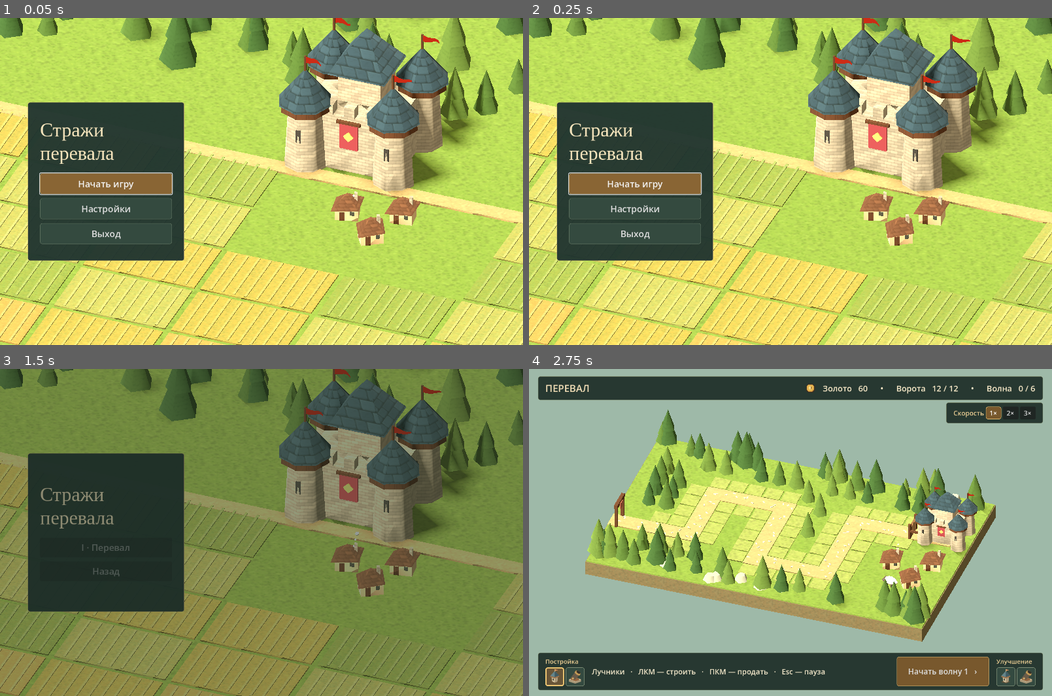
Above: before the commit, frames 1-4 (two rows, left to right).
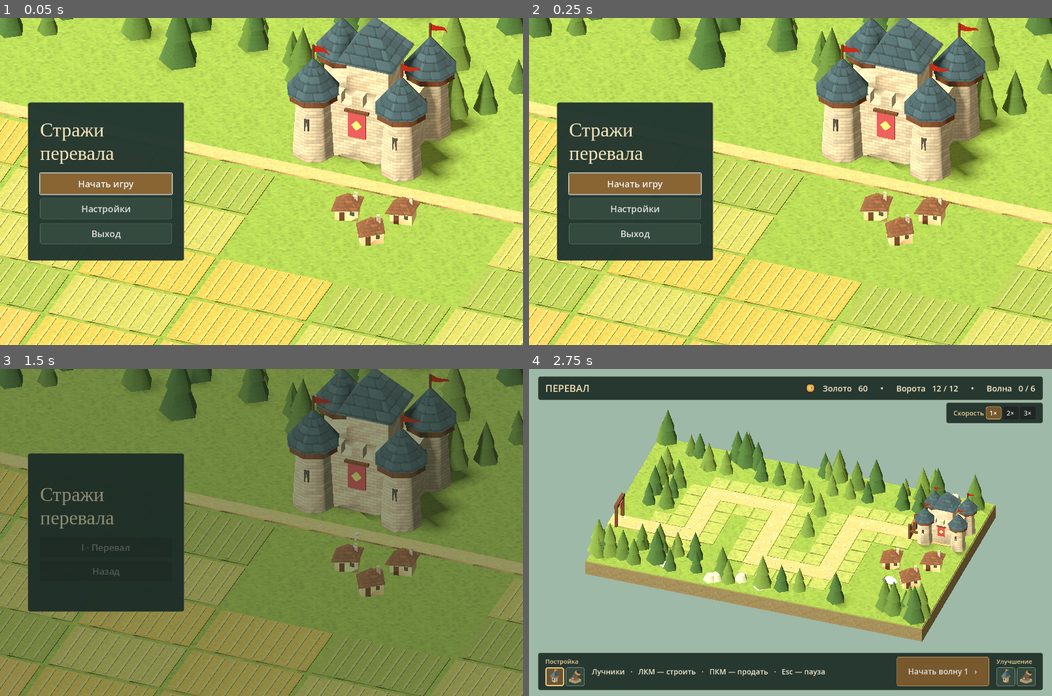
Above: after the commit, the same moments.

Repository: DBK1806/FirstGame
Game: Godot game, scene res://scenes/ui/menu.tscn
The game is run twice, just before and just after one commit, with the same random seed, the same clock (stepped at 60 frames per second) and the same inputs.
Inputs (mouse positions are in pixels of both pictures, inside the frame that each line leads up to):
- Up to frame 1 (0.05 s): no input
- Up to frame 2 (0.25 s): no input
- Up to frame 3 (1.5 s): click "Начать игру" at 0.5 s; click "I · Перевал" at 1.25 s
- Up to frame 4 (2.75 s): click (555, 676) at 2.02 s

The runs differ from the first frame. In frame 1, 15% of the frame differs, in the area x 0-100%, y 0-100%; in frame 2, 15%; in frame 3, 11%; in frame 4, nothing differs.

Commit message:
Добавить Сумеречный кряж с ограми и исправить запуск уровней и переход при паузе

Diff:
--- /dev/null
+++ b/scenes/levels/dusk_ridge.tscn
@@ -0,0 +1,13 @@
+[gd_scene load_steps=3 format=3]
+
+[ext_resource type="PackedScene" path="res://scenes/levels/main.tscn" id="1"]
+[ext_resource type="AudioStream" path="res://assets/audio/sfx/ogre_fall.wav" id="2"]
+
+[node name="Сумеречный кряж" instance=ExtResource("1")]
+dusk_ridge = true
+
+[node name="OgreFall" type="AudioStreamPlayer" parent="."]
+stream = ExtResource("2")
+bus = &"Effects"
+volume_db = -7.5
+max_polyphony = 2
--- a/scripts/gameplay/campaign.gd
+++ b/scripts/gameplay/campaign.gd
@@ -1,8 +1,8 @@
 extends RefCounted
 
 const SCENES = ["res://scenes/levels/main.tscn","res://scenes/levels/mill_valley.tscn",
-	"res://scenes/levels/three_fields.tscn","res://scenes/levels/amber_quarry.tscn"]
-const NAMES = ["Перевал","Мельничная долина","Три нивы","Янтарный карьер"]
+	"res://scenes/levels/three_fields.tscn","res://scenes/levels/amber_quarry.tscn","res://scenes/levels/dusk_ridge.tscn"]
+const NAMES = ["Перевал","Мельничная долина","Три нивы","Янтарный карьер","Сумеречный кряж"]
 const FILE = "user://campaign.cfg"
 
 static func completed() -> int:
--- a/scripts/gameplay/game.gd
+++ b/scripts/gameplay/game.gd
@@ -41,8 +41,9 @@
 @export var mill_valley = false
 @export var three_fields = false
 @export var quarry = false
-@onready var level_number = 4 if quarry else (3 if three_fields else (2 if mill_valley else 1))
-@onready var health_table = [PASS_HEALTH,VALLEY_HEALTH,THREE_FIELDS_HEALTH,QUARRY_HEALTH][level_number-1]
+@export var dusk_ridge = false
+@onready var level_number = 5 if dusk_ridge else (4 if quarry else (3 if three_fields else (2 if mill_valley else 1)))
+@onready var health_table = [PASS_HEALTH,VALLEY_HEALTH,THREE_FIELDS_HEALTH,QUARRY_HEALTH,QUARRY_HEALTH][level_number-1]
 @onready var wave_count = health_table.size()
 var damage_dealt = 0.0
 var gold_earned = 0
@@ -91,8 +92,10 @@
 	return Vector3(cell.x,0,cell.y)
 
 func _ready():
+	const SettingsPanel = preload("res://scripts/ui/settings_panel.gd")
+	SettingsPanel.apply_size(get_window(),SettingsPanel.saved_size())
 	rng.seed = 1823 if mill_valley else 471
-	light_world(quarry)
+	light_world(quarry,dusk_ridge)
 	add_child(camera)
 	camera.projection = Camera3D.PROJECTION_ORTHOGONAL
 	camera.position = CAMERA_OFFSET
@@ -114,11 +117,17 @@
 		corners = [Vector2i(-7,-8),Vector2i(-3,-8),Vector2i(-3,-5),Vector2i(-8,-5),
 			Vector2i(-8,1),Vector2i(-4,1),Vector2i(-4,6),Vector2i(1,6),Vector2i(1,3),
 			Vector2i(-1,3),Vector2i(-1,-2),Vector2i(2,-2),Vector2i(2,-6),Vector2i(7,-6)]
+	if dusk_ridge:
+		corners = [Vector2i(-9,5),Vector2i(-5,5),Vector2i(-5,1),Vector2i(-8,1),
+			Vector2i(-8,-5),Vector2i(-3,-5),Vector2i(-3,-1),Vector2i(1,-1),
+			Vector2i(1,5),Vector2i(4,5),Vector2i(4,-5),Vector2i(9,-5)]
 	route.append(corners[0])
 	for corner in corners.slice(1):
 		while route.back() != corner:
 			route.append(route.back() + (corner - route.back()).sign())
-	if quarry:
+	if dusk_ridge:
+		build_dusk_ridge()
+	elif quarry:
 		build_quarry()
 	elif three_fields:
 		build_three_fields()
@@ -131,7 +140,7 @@
 		for i in 3:
 			var pebble = Vector3(rng.randf_range(-0.43,0.43),0.057,rng.randf_range(-0.43,0.43))
 			box(self,ground(cell)+pebble,Vector3(0.17,0.014,0.08),"d3bd93").rotation.y = rng.randf()*PI
-	if not three_fields and not quarry:
+	if level_number <= 2:
 		build_meadow()
 	fort()
 	if mill_valley:
@@ -219,11 +228,128 @@
 	for p in [Vector2(-3.25,-2.9),Vector2(-4.35,-2.5)]:
 		tree(Vector3(p.x,0,p.y),0.83)
 	for p in [Vector2(-3.8,-1.7),Vector2(-4.9,-2.1),Vector2(1.35,0.35)]:
-		var shrub = group(Vector3(p.x,0,p.y))
-		for tuft in [Vector3(-0.17,0.14,0),Vector3(0.12,0.18,-0.07),Vector3(0.21,0.12,0.13)]:
-			cone(shrub,tuft,0.24,0.14,tuft.y*2,7,"677c46","needles")
-
-func quarry_rock(parent: Node3D, origin: Vector3, profile: Array, irregularity: float) -> MeshInstance3D:
+		bush(Vector3(p.x,0,p.y))
+
+func build_dusk_ridge():
+	box(self,Vector3(0,-0.54,-1),Vector3(23,0.92,21),"655a54","earth")
+	box(self,Vector3(0,-0.05,-1),Vector3(23,0.1,21),"798349","grass")
+	for cell in route:
+		for step in [Vector2i.LEFT,Vector2i.RIGHT,Vector2i.UP,Vector2i.DOWN]:
+			var site = cell + step
+			if site in route or site in pads or near_spawn_gate(site):
+				continue
+			if site.x >= 7 and site.y <= -4:
+				continue
+			pads[site] = box(self,ground(site)+Vector3.UP*0.024,Vector3(0.90,0.048,0.90),"9da35c","grass")
+	var profiles = [
+		[Vector2(1,0),Vector2(0.83,0.25),Vector2(0.55,0.55),Vector2(0.31,0.81),Vector2(0.13,0.98),Vector2(0,1)],
+		[Vector2(1,0),Vector2(0.84,0.27),Vector2(0.72,0.66),Vector2(0.56,0.94),Vector2(0.39,1),Vector2(0,1.01)],
+		[Vector2(1,0),Vector2(0.87,0.32),Vector2(0.63,0.38),Vector2(0.47,0.73),Vector2(0.23,0.94),Vector2(0,1)]]
+	var peaks = [Vector3(-9.1,1.7,-8.15),Vector3(-7.35,3.35,-9.4),Vector3(-5.4,1.85,-8.2),
+		Vector3(-1.9,2.15,-9.25),Vector3(0.15,3.75,-8.35),Vector3(1.65,2.05,-6.15),Vector3(3.7,1.35,-9.8),
+		Vector3(-0.8,1.35,-4.3),Vector3(0.9,0.85,-4.5)]
+	for i in peaks.size():
+		var peak: Vector3 = peaks[i]
+		var base = group(Vector3(peak.x,0,peak.z))
+		base.rotation.y = rng.randf_range(-0.65,0.65) + (PI if i%2 else 0.0)
+		base.scale = Vector3(rng.randf_range(1.6,2.2),peak.y,rng.randf_range(0.85,1.15))
+		if i < 7:
+			base.scale *= Vector3(1.35,1,1.95)
+		var rock = quarry_rock(base,Vector3.ZERO,profiles[i%3],0.12,rng.randf_range(-0.40,0.40))
+		# Measure the rotated stone itself so empty corners do not squeeze the foothills.
+		var footprint = Rect2(Vector2(peak.x,peak.z),Vector2.ZERO)
+		for vertex in rock.mesh.surface_get_arrays(0)[Mesh.ARRAY_VERTEX]:
+			var point: Vector3 = rock.to_global(vertex)
+			footprint = footprint.expand(Vector2(point.x,point.z))
+		var local_offset = footprint.position - Vector2(peak.x,peak.z)
+		while true:
+			if i in [1,3,6]:
+				base.position.z = -11.5 - local_offset.y + 0.0001
+			footprint.position = Vector2(base.position.x,base.position.z) + local_offset
+			if ridge_clear(footprint):
+				break
+			base.scale *= Vector3(0.9,1,0.9)
+			footprint.size *= 0.9
+			local_offset *= 0.9
+		if i == 5:
+			var summit = Vector3.ZERO
+			for vertex in rock.mesh.surface_get_arrays(0)[Mesh.ARRAY_VERTEX]:
+				if vertex.y > summit.y:
+					summit = vertex
+			build_stork_nest(rock.to_global(summit)-Vector3.UP*0.055)
+	for hill in [Vector3(-7.6,0.65,7.7),Vector3(-5.1,0.42,8.35),Vector3(-5.6,0.60,-2.4),
+			Vector3(-10.3,0.83,-2.4),Vector3(7,0.72,6.1),Vector3(8.2,0.37,7.35)]:
+		var size = Vector3(rng.randf_range(1.9,3.1),hill.y*2,rng.randf_range(1.4,2.2))
+		var span = Vector2(size.x,size.z)
+		if ridge_clear(Rect2(Vector2(hill.x,hill.z)-span/2,span)):
+			oval(self,Vector3(hill.x,-0.12,hill.z),size,"74844c","grass")
+	for stand in [Vector2(-9,-7.2),Vector2(-4.1,-7.6),Vector2(2.6,-7.3),Vector2(5.7,-8),
+			Vector2(-10.1,0.3),Vector2(-9.8,7.7),Vector2(-2.8,7.5),Vector2(5.5,7.5),
+			Vector2(-1,-3.9),Vector2(7.4,-2.3)]:
+		for i in 6:
+			var a = i*TAU/6 + rng.randf_range(-0.22,0.22)
+			var p = Vector3(stand.x+0.88*cos(a),0,stand.y+0.62*sin(a))
+			if not ridge_clear(Rect2(p.x-0.59,p.z-0.59,1.18,1.18)):
+				continue
+			if i % 3 == 0:
+				bush(p)
+			else:
+				tree(p,rng.randf_range(0.65,1.12))
+	var spring = group(Vector3(10,0,-1.65))
+	var cliff = quarry_rock(spring,Vector3(0,0,-0.47),profiles[2],0.12)
+	cliff.scale = Vector3(1.28,1.75,0.91)
+	for side in [-1,1]:
+		var jamb = quarry_rock(spring,Vector3(side*0.51,0,0.50),profiles[1],0.10)
+		jamb.scale = Vector3(0.31,0.81,0.56)
+	var lintel = quarry_rock(spring,Vector3(0,0.63,0.44),profiles[1],0.09)
+	lintel.scale = Vector3(0.88,0.42,0.57)
+	oval(spring,Vector3(0,0.43,0.38),Vector3(0.92,0.59,0.21),"28282c")
+	create_stream(PackedVector3Array([Vector3(10,0.30,-1.28),Vector3(10,0.29,-0.96),
+		Vector3(10.02,0.26,-0.69),Vector3(10.06,0.12,-0.59),Vector3(10.1,0.04,-0.39),
+		Vector3(9.7,0.036,1.4),Vector3(10,0.036,3.1),Vector3(9.35,0.036,5.4),
+		Vector3(9.8,0.036,7.1),Vector3(10.2,0.036,9.5)]),4)
+
+func build_stork_nest(at: Vector3):
+	var nest = group(at)
+	nest.name = "StorkNest"
+	cone(nest,Vector3.ZERO,0.25,0.41,0.16,11,"705038","wood")
+	oval(nest,Vector3.UP*0.075,Vector3(0.66,0.1,0.6),"a88854")
+	for i in 26:
+		var angle = TAU*i/13 + 0.19*floori(i/13.0)
+		var stick = box(nest,Vector3(cos(angle)*0.36,0.10+0.041*floori(i/13.0),sin(angle)*0.36),
+			Vector3(0.048,0.042,0.31+0.05*sin(i)),"906d49" if i%3 else "684d38","wood")
+		stick.rotation = Vector3(0.13*sin(i*2),-angle,0)
+	var bird = limb_joint(nest,Vector3.UP*0.10)
+	bird.rotation.y = 1.22
+	for side in [-1,1]:
+		cone(bird,Vector3(side*0.065,0.19,0),0.019,0.025,0.37,7,"bf5745")
+	oval(bird,Vector3(0,0.45,-0.035),Vector3(0.29,0.32,0.52),"f1ecdb")
+	for side in [-1,1]:
+		oval(bird,Vector3(side*0.09,0.44,-0.15),Vector3(0.14,0.22,0.43),"353b42")
+		oval(bird,Vector3(side*0.10,0.48,-0.065),Vector3(0.14,0.19,0.28),"dddcd0")
+	var neck = limb_joint(bird,Vector3(0,0.50,0.135))
+	oval(neck,Vector3(0,0.16,0.035),Vector3(0.135,0.44,0.14),"f1ecdb")
+	oval(neck,Vector3(0,0.36,0.065),Vector3(0.17,0.17,0.23),"f1ecdb")
+	for side in [-1,1]:
+		oval(neck,Vector3(side*0.077,0.38,0.10),Vector3.ONE*0.035,"27282b")
+	cone(neck,Vector3(0,0.35,0.29),0.046,0.003,0.28,7,"d96a45").rotation.x = PI*0.53
+	var glance = neck.create_tween().set_loops().set_trans(Tween.TRANS_SINE)
+	glance.tween_interval(3.3)
+	glance.tween_property(neck,"rotation:y",-0.52,0.85)
+	glance.tween_property(neck,"rotation:x",0.28,0.65)
+	glance.tween_interval(1.2)
+	glance.tween_property(neck,"rotation",Vector3.ZERO,1.15)
+
+func ridge_clear(footprint: Rect2) -> bool:
+	if not Rect2(-11.5,-11.5,23,21).encloses(footprint):
+		return false
+	for cells in [pads.keys(),route]:
+		for cell in cells:
+			if footprint.intersects(Rect2(Vector2(cell)-Vector2.ONE*0.5,Vector2.ONE)):
+				return false
+	return true
+
+func quarry_rock(parent: Node3D, origin: Vector3, profile: Array, irregularity: float, lean: float = 0.0) -> MeshInstance3D:
 	# Short bevels between broad faces catch the low evening light.
 	var sides = 9
 	var phase = parent.position.x + origin.z
@@ -237,7 +363,7 @@
 			var h = ring_point.y / profile.back().y
 			var r = ring_point.x*(1.0+irregularity*(sin(3*a+phase)+0.54*cos(4*a+h*2.8)))
 			var tilt = r * sin(a+phase) * 0.12 * minf(h*8.0,1)
-			mesh.add_vertex(Vector3(r*cos(a)+0.14*h*sin(phase),ring_point.y+tilt,r*sin(a)))
+			mesh.add_vertex(Vector3(r*cos(a)+h*(lean+0.14*sin(phase)),ring_point.y+tilt,r*sin(a)))
 		if level > 0:
 			for i in sides:
 				var low = (level-1)*sides
@@ -399,6 +525,10 @@
 		Vector3(3.2,0.032,0),Vector3(3.65,0.032,1.8),Vector3(3.35,0.032,3.5),
 		Vector3(4.55,0.032,5.3),Vector3(4.45,0.032,7.9),Vector3(5.25,0.032,9.65),
 		Vector3(5.3,0.032,10)])
+	create_stream(centers)
+
+func create_stream(centers: PackedVector3Array, bank_start: int = 0):
+	var bed_count = centers.size()
 	var lip = centers[-1]
 	for i in range(1,11):
 		var t = i * 0.048
@@ -410,14 +540,15 @@
 		strip.begin(Mesh.PRIMITIVE_TRIANGLES)
 		strip.set_material(water if is_water else mat("bba878","earth"))
 		var distance = 0.0
-		var count = centers.size() if is_water else 7
-		for i in count:
-			if i > 0:
+		var count = centers.size() if is_water else bed_count
+		var first = 0 if is_water else bank_start
+		for i in range(first,count):
+			if i > first:
 				distance += centers[i].distance_to(centers[i-1])
 			var tangent = centers[mini(i+1,centers.size()-1)] - centers[maxi(i-1,0)]
 			var across = Vector3(tangent.z,0,-tangent.x).normalized()
 			# Square both ends of the riverbed against the straight map edge.
-			if i == 0 or i >= 6:
+			if i == 0 or i >= bed_count-1:
 				across = Vector3.RIGHT
 			for side in [-1,1]:
 				var width = 0.32 if is_water else 0.425
@@ -427,8 +558,8 @@
 					point.y -= 0.018
 				strip.set_uv(Vector2((side+1)*0.5,distance))
 				strip.add_vertex(point)
-			if i > 0:
-				var start = (i-1)*2
+			if i > first:
+				var start = (i-first-1)*2
 				for offset in [0,1,2,1,3,2]:
 					strip.add_index(start+offset)
 		strip.generate_normals()
@@ -857,7 +988,7 @@
 	wave += 1
 	fighting = true
 	remaining = 5 + wave*2
-	if quarry:
+	if level_number >= 4:
 		remaining = 10 + (wave-1)*2
 	elif three_fields:
 		remaining = 9 + (wave-1)*2
@@ -1012,10 +1143,13 @@
 
 func spawn_enemy():
 	var n = group(ground(route.front()))
-	var brute = wave >= 3 and remaining%4 == 0
+	var ogre = dusk_ridge and ((wave in [6,12] and remaining == 1) or (wave == 12 and remaining == 17))
+	var brute = ogre or (wave >= 3 and remaining%4 == 0)
 	var body = Node3D.new()
 	n.add_child(body)
 	var skin = "788349" if not brute else "8d7057"
+	if ogre:
+		skin = "9a9b68"
 	var chest = limb_joint(body, Vector3.UP * 0.29)
 	var legs = []
 	var arms = []
@@ -1038,17 +1172,31 @@
 	box(chest,Vector3.UP*0.10,Vector3(0.33,0.34,0.24),"924938")
 	box(chest,Vector3.UP*0.38,Vector3(0.31,0.25,0.26),skin)
 	cone(chest,Vector3.UP*0.54,0.23,0.08,0.19,5,"484b46")
-	if brute:
+	if ogre:
+		body.scale = Vector3(2.55,1.85,2.15)
+		oval(chest,Vector3(0,0.08,0.035),Vector3(0.53,0.45,0.38),skin)
+		box(chest,Vector3(0,-0.025,0.035),Vector3(0.44,0.085,0.33),"694831","wood")
+		box(chest,Vector3(0,-0.025,0.21),Vector3(0.09,0.07,0.025),"c89a61")
+		oval(arms[0],Vector3.ZERO,Vector3(0.27,0.19,0.29),"626876")
+		for side in [-1,1]:
+			cone(chest,Vector3(side*0.105,0.37,0.15),0.038,0.006,0.11,6,"efe2b8")
+		var club = limb_joint(arms[1],Vector3(0,-0.22,0.12))
+		club.rotation.x = 1.14
+		cone(club,Vector3.UP*0.12,0.035,0.052,0.34,7,WOOD,"wood")
+		cone(club,Vector3.UP*0.34,0.085,0.12,0.24,7,"84634a","wood")
+	elif brute:
 		body.scale = Vector3.ONE*1.38
-	var hp = health_table[wave-1] * (2 if brute else 1)
+	var hp = health_table[wave-1] * (7 if ogre else (2 if brute else 1))
 	var mob = {"node":n,"body":body,"chest":chest,"legs":legs,"arms":arms,"guard_elbow":guard_elbow,
 		"phase_offset":rng.randf_range(0,TAU),"progress":0.0,"hp":hp,"max_hp":hp,
-		"brute":brute,"speed":1.0 if brute or wave <= 3 else 1.5}
+		"brute":brute,"ogre":ogre,"speed":0.75 if ogre else (1.0 if brute or wave <= 3 else 1.5)}
 	animate_gait(mob)
 	enemies.append(mob)
 
 func animate_gait(mob, shielding: bool = false):
 	var stride = 1.1 if mob.brute else 0.70
+	if mob.ogre:
+		stride = 1.5
 	var phase = mob.phase_offset + TAU * mob.progress / stride
 	var swing = sin(phase)
 	var transfer = cos(phase)
@@ -1070,6 +1218,14 @@
 	else:
 		mob.body.position.y = 0.05 + 0.045 * swing * swing
 		mob.chest.rotation.z = 0.0
+	if mob.ogre:
+		# Shift weight before lifting the opposite foot. The club lags behind the torso.
+		mob.body.position.x = -0.13*transfer
+		mob.body.position.y = 0.07 - 0.09*pow(absf(swing),6)
+		mob.chest.rotation = Vector3(0.17+0.06*absf(swing),0.22*swing,0.18*transfer)
+		mob.arms[1].rotation.x = -0.3 + 0.48*sin(phase-0.45)
+		for i in 2:
+			mob.legs[i].position.y += maxf(0,transfer*(1 if i == 1 else -1))*0.09
 	if shielding:
 		# Fold the forearm across the eyes in chest space so it follows the head.
 		var upper = Vector3(0.045,0.055,0.18).normalized()
@@ -1103,8 +1259,10 @@
 	enemy.hp -= amount
 	if enemy.hp <= 0:
 		var death_sound = $BruteFall if enemy.brute else $GoblinFall
+		if enemy.ogre:
+			death_sound = $OgreFall
 		death_sound.play()
-		var gold = BRUTE_REWARD if enemy.brute else KILL_REWARD
+		var gold = 12 if enemy.ogre else (BRUTE_REWARD if enemy.brute else KILL_REWARD)
 		show_reward(enemy.body.global_position + Vector3.UP * enemy.body.scale.y, gold)
 		enemy.node.queue_free()
 		enemies.erase(enemy)
@@ -1211,7 +1369,7 @@
 	strike.parallel().tween_property(mob.chest, "rotation:x", 0.48, 0.12)
 	strike.tween_callback(func():
 		if not finished:
-			lives = maxi(0, lives - (2 if mob.brute else 1))
+			lives = maxi(0, lives - (4 if mob.ogre else (2 if mob.brute else 1)))
 			$GateStrike.play()
 			update_gate_damage()
 			if lives == 0:
--- a/scripts/ui/menu.gd
+++ b/scripts/ui/menu.gd
@@ -51,7 +51,7 @@
 	play_button = menu_button(navigation,"Начать игру",show_levels,true)
 	var completed = Campaign.completed()
 	for i in mini(completed+1,Campaign.SCENES.size()):
-		var caption_text = "%s · %s" % [["I","II","III","IV"][i],Campaign.NAMES[i]]
+		var caption_text = "%s · %s" % [["I","II","III","IV","V"][i],Campaign.NAMES[i]]
 		menu_button(levels,caption_text+("  ✓" if i < completed else ""),begin.bind(i),i == completed)
 	menu_button(levels,"Назад",show_home)
 	settings_button = menu_button(navigation,"Настройки",show_settings)
@@ -73,7 +73,7 @@
 	box(self,Vector3.DOWN*0.18,Vector3(100,0.36,100),MOSS,"grass")
 	for col in range(-4,5):
 		for row in range(-1,4):
-			var p = Vector3(col*5,0.03,row*3.2+3.6)
+			var p = Vector3(col*5,0.03,row*3.2+4.2)
 			if col in [1,2] and row < 1:
 				continue
 			var tone = ["a3984d","819349","b49754","9a9d59"][rng.randi_range(0,3)]
@@ -82,7 +82,7 @@
 			for furrow in 9:
 				box(self,p+Vector3(furrow*0.49-1.96,0.045,0),Vector3(0.10,0.045,2.81),ridge,"field")
 	box(self,Vector3(1,0.04,-1.2),Vector3(34,0.08,0.75),"bea574","earth")
-	castle(Vector3(5,0,-2.7),2.0)
+	castle(Vector3(5,0,-3.6),2.0)
 	village()
 	for i in 108:
 		var p = Vector3(rng.randf_range(-21,21),0,rng.randf_range(-16,-6))
--- a/scripts/ui/transition.gd
+++ b/scripts/ui/transition.gd
@@ -1,6 +1,7 @@
 extends CanvasLayer
 
 func start(level: PackedScene):
+	process_mode = Node.PROCESS_MODE_ALWAYS
 	layer = 100
 	var veil = ColorRect.new()
 	add_child(veil)
--- a/scripts/world/scenery.gd
+++ b/scripts/world/scenery.gd
@@ -68,7 +68,7 @@
 	node.position = pos
 	return node
 
-func light_world(evening: bool = false):
+func light_world(evening: bool = false, dusk: bool = false):
 	var env = WorldEnvironment.new()
 	env.environment = Environment.new()
 	env.environment.background_mode = Environment.BG_COLOR
@@ -88,7 +88,42 @@
 		sun.light_color = Color("ffbb88")
 		sun.light_energy = 0.82
 	sun.shadow_enabled = true
+	if dusk:
+		env.environment.background_color = Color("514c68")
+		env.environment.ambient_light_color = Color("a9bce4")
+		env.environment.ambient_light_energy = 0.45
+		sun.rotation_degrees = Vector3(-15,-68,0)
+		sun.light_color = Color("f5a58b")
+		sun.light_energy = 0.43
 	add_child(sun)
+
+func oval(parent, at: Vector3, size: Vector3, tone: String, surface = ""):
+	var shape = SphereMesh.new()
+	shape.radial_segments = 10
+	shape.rings = 4
+	mesh_part(parent,shape,at,tone,surface).scale = size
+
+func bush(at: Vector3):
+	var shrub = group(at)
+	shrub.scale = Vector3.ONE*rng.randf_range(0.75,1.3)
+	shrub.rotation.y = rng.randf()*TAU
+	var leaves = ["63814a","77924e","526e46","75834c"][rng.randi_range(0,3)]
+	oval(shrub,Vector3(0,0.22,0),Vector3(0.65,0.52,0.57),leaves,"needles")
+	for side in [-1,1]:
+		oval(shrub,Vector3(side*0.24,0.14,0.05),Vector3(0.42,0.33,0.38),leaves,"needles")
+	if rng.randf() < 0.5:
+		for i in rng.randi_range(4,11):
+			var lobe = rng.randi_range(-1,1)
+			var center = Vector3(0,0.22,0) if lobe == 0 else Vector3(lobe*0.24,0.14,0.05)
+			var radii = Vector3(0.325,0.26,0.285) if lobe == 0 else Vector3(0.21,0.165,0.19)
+			var angle = rng.randf()*TAU
+			var height = rng.randf_range(0.08,0.98)
+			var spread = sqrt(1.0-height*height)
+			var outward = Vector3(cos(angle)*spread,height,sin(angle)*spread)
+			if lobe != 0:
+				outward.x = lobe*absf(outward.x)
+			var tone = ["ba3934","d74937","a93239"][rng.randi_range(0,2)]
+			oval(shrub,center+radii*outward,Vector3.ONE*rng.randf_range(0.055,0.082),tone)
 
 func tree(p,s):
 	var n = group(p)
Not shown, added: assets/audio/sfx/ogre_fall.wav.import
Not shown, added: assets/audio/sfx/ogre_fall.wav
